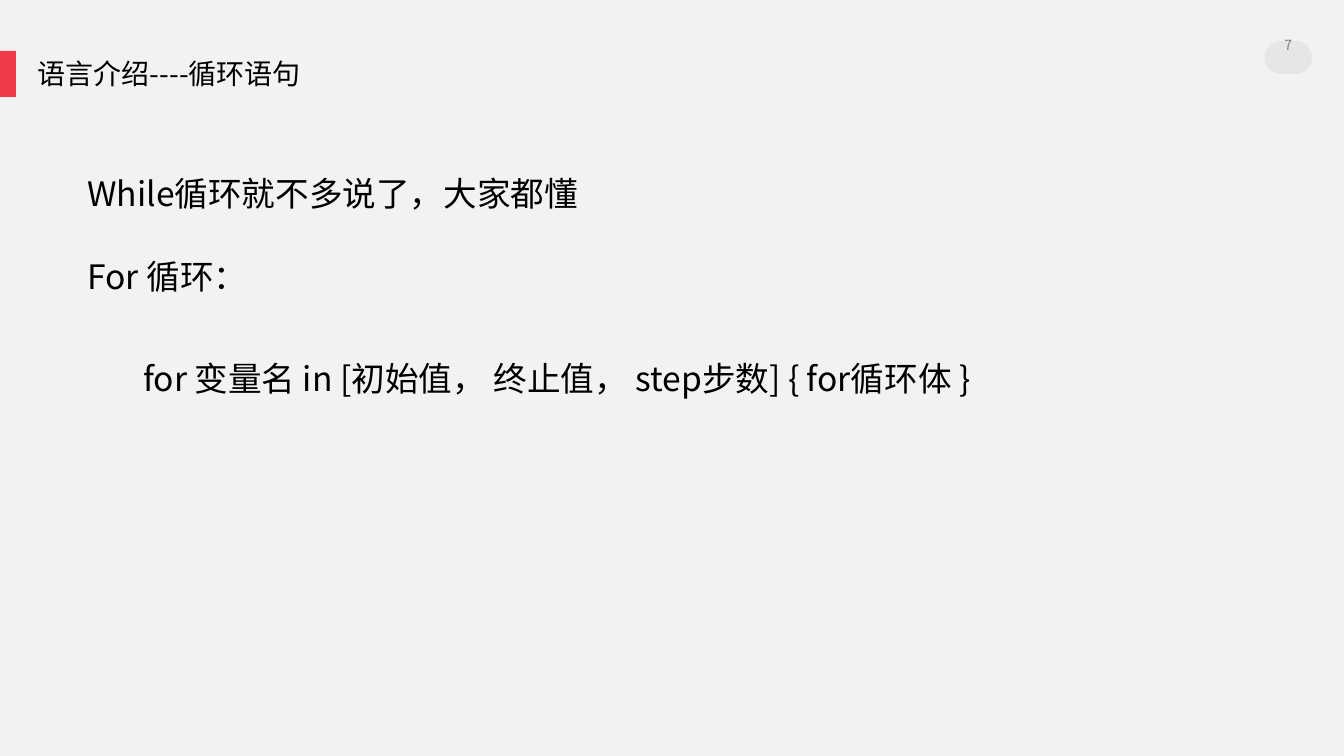
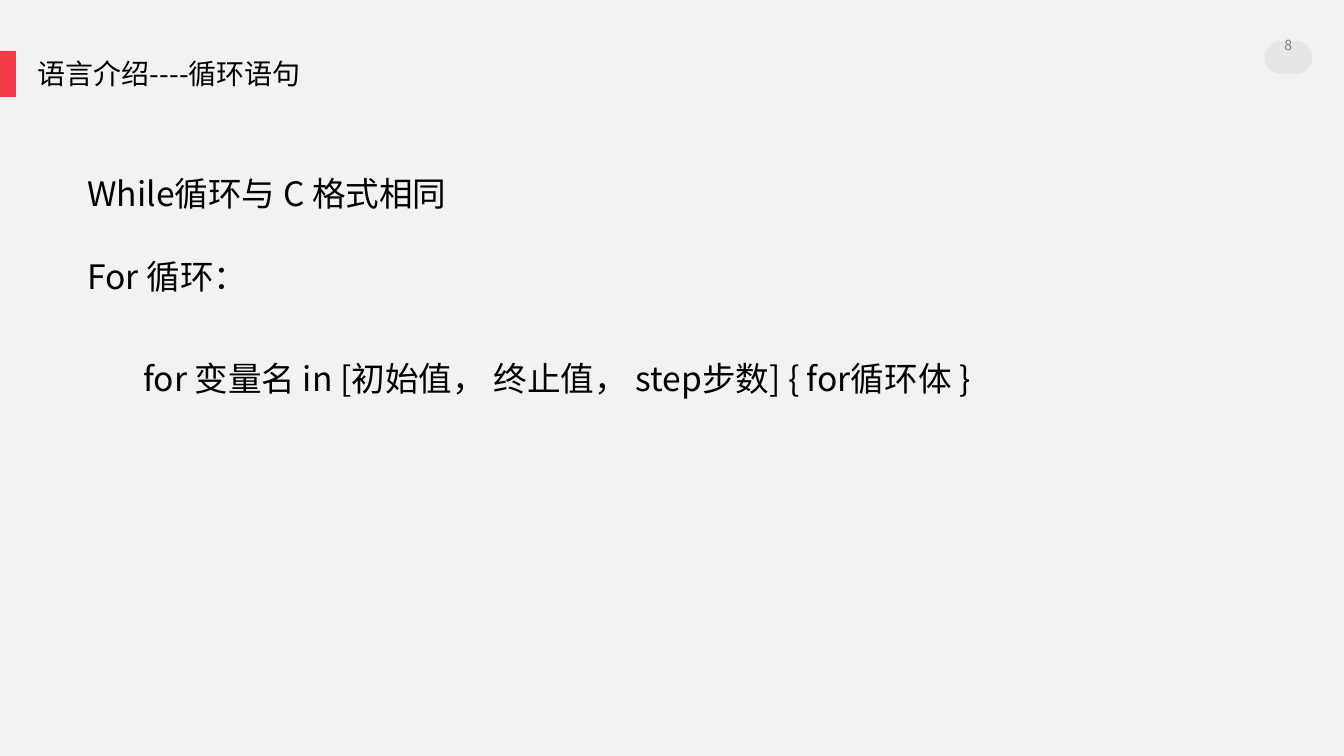
Before and after one commit to Skyminers/SkyCompiler, a slide deck: slide 8 of doc/SkyCompiler.pptx (slide 7 before the commit). Drawn at 1344x756 pixels with LibreOffice and Linux fonts; fonts in the diff are those of the drawing. Boxes give left, top, right and bottom in pixels: in the first picture for what was removed or moved away, otherwise in the second. Text is boxed around its words. In the diff, an @@ line names an element or a change of style, - is before the commit and + after.

```diff
--- a/doc/SkyCompiler.pptx
+++ b/doc/SkyCompiler.pptx
@@ page number at [1284, 40, 1292, 50]: text changed @@
-7
+8
@@ text at [87, 177, 446, 209]: text changed @@
-While循环就不多说了，大家都懂
+While循环与 C 格式相同
```
Also in this commit, not shown: 7 other slides changed, 8 slides added.
